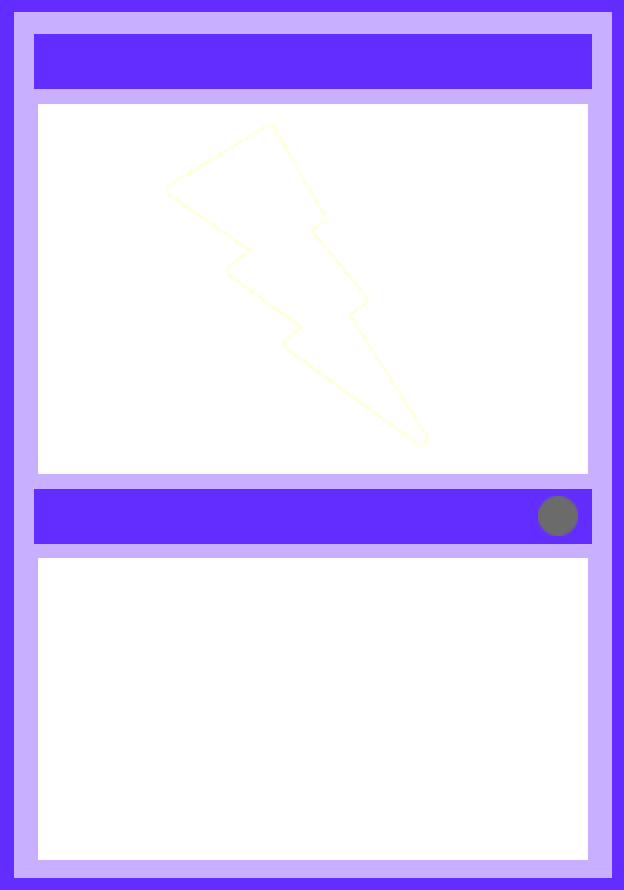
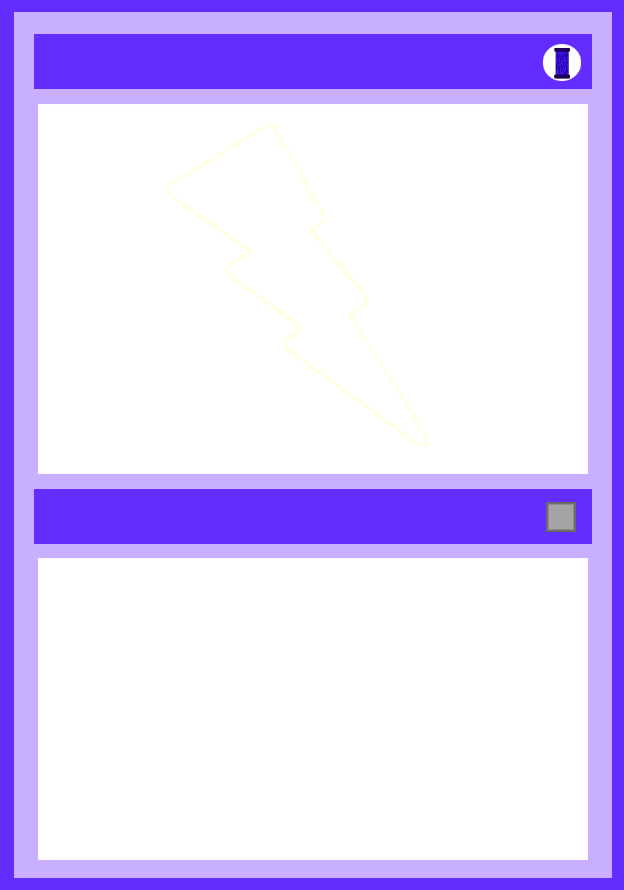
Layer changes from the first 624px x 890px image to the second:
moved "Rareza" above "Diseño", painted on it over [538, 496, 578, 536]
renamed "Descripción" to "Coste", painted on it over [538, 44, 581, 536]
removed layer "Decoraciones" over [538, 44, 581, 536]
removed layer "Background" over [538, 44, 581, 536]
removed layer "Borde" over [538, 44, 581, 536]
